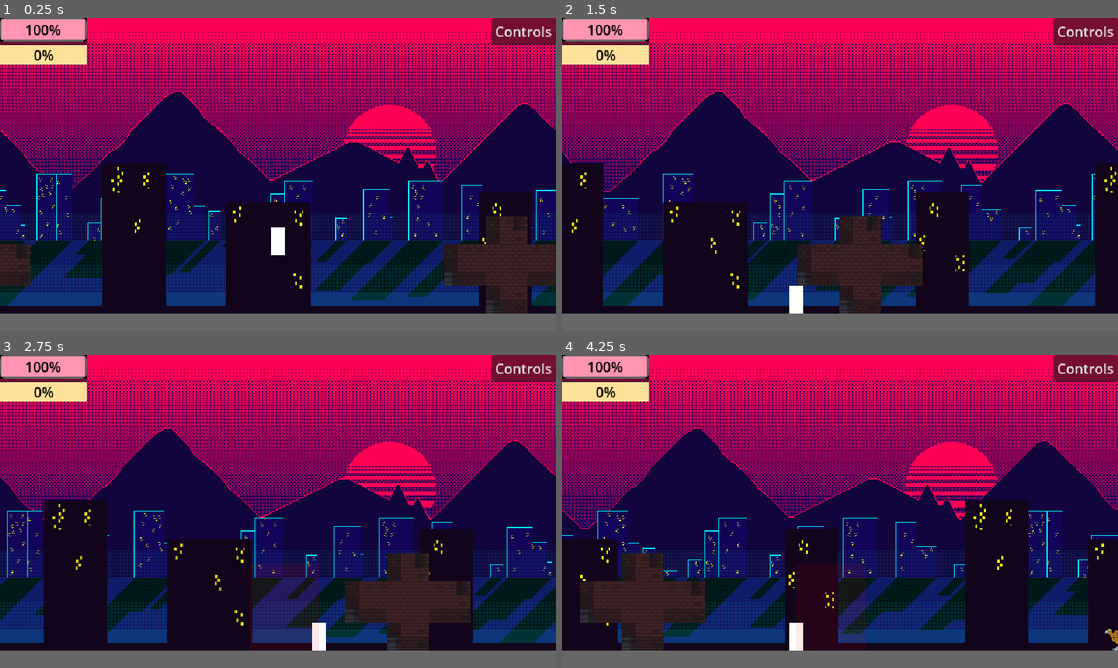
Above: before the commit, frames 1-4 (two rows, left to right).
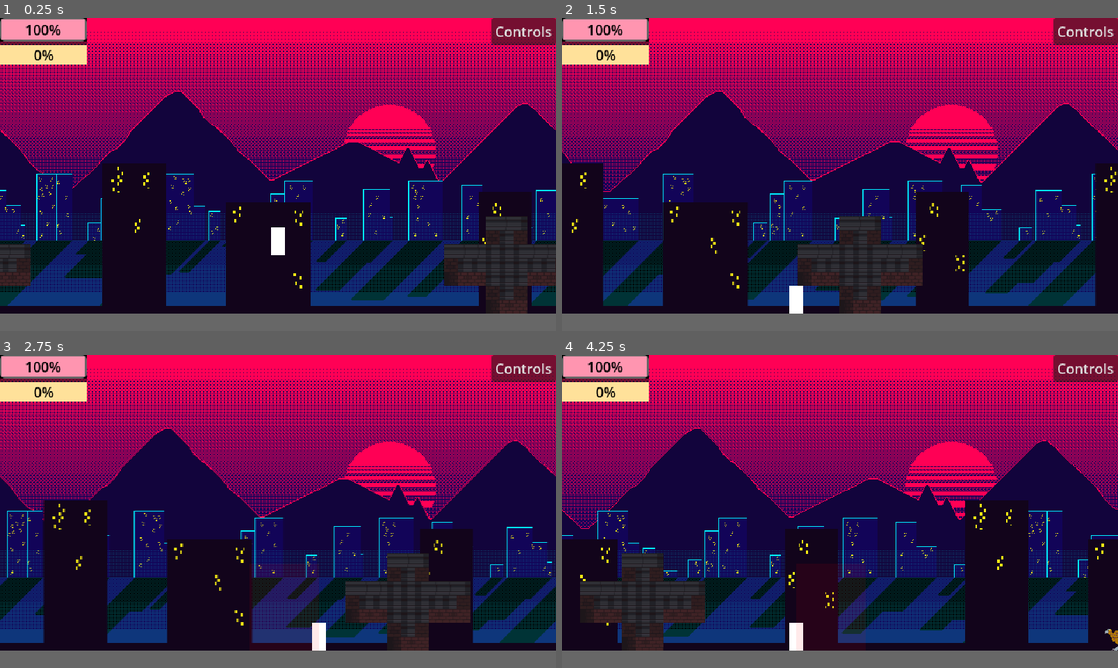
Above: after the commit, the same moments.

Repository: pkfiyah/hangry
Game: Godot game, scene res://levels/prototype.tscn
Two runs of this game, one before a commit and one after it. Both use one fixed random seed, a clock stepped at 60 frames per second and the inputs below.
Inputs:
- Up to frame 1 (0.25 s): no input
- Up to frame 2 (1.5 s): tap Enter (ui_accept) at 0.5, 0.77 s; hold Z 0.53-1.28 s; hold Right (ui_right) from 0.53 s (still down); tap Z at 1.35 s
- Up to frame 3 (2.75 s): tap Enter (ui_accept) at 1.52 s; release Right (ui_right) at 2.03 s; hold Left (ui_left) from 2.03 s (still down); hold Z from 2.03 s (still down)
- Up to frame 4 (4.25 s): release Left (ui_left) at 2.78 s; release Z at 2.78 s; hold Right (ui_right) from 2.78 s (still down); tap Z at 2.85 s; tap Enter (ui_accept) at 3.02, 3.77 s; hold Z from 3.53 s (still down)

The runs differ from the first frame. In frame 1, 0.9% of the frame differs, in the area x 0-100%, y 63-95%; in frame 2, 0.9%; in frame 3, 1.0%, in the area x 62-85%, y 63-95%; in frame 4, 1.0%.

Commit message:
added a layot tileset and mapped tiles for building blocks

Diff:
--- a/entities/structures/building_block.gd
+++ b/entities/structures/building_block.gd
@@ -10,6 +10,25 @@
 @onready var bottom_climb: Area2D = $BottomClimbArea
 @onready var left_climb: Area2D = $LeftClimbArea
 @onready var right_climb: Area2D = $RightClimbArea
+
+const TILE_MAP: Dictionary = {
+	0: Vector2(0, 0), # No neighbors (e.g., top-left corner of image)
+	1: Vector2(2, 3), # Top neighbor only
+	2: Vector2(1, 2), # Right neighbor only
+	3: Vector2(0, 2), # Top & Right neighbors (Bottom-Left edge of building)
+	4: Vector2(2, 3), # Bottom Middle
+	5: Vector2(0, 1), #
+	6: Vector2(1, 0),  # Top Left Corner
+	7: Vector2(1, 2),  # Left Side
+	8: Vector2(2, 3),  # Currently Unused
+	9: Vector2(3, 3),  # Bottom Right Corner
+	10: Vector2(2, 3),  # Currently Unused
+	11: Vector2(2, 3), # Bottom Middle
+	12: Vector2(3, 0), # Top-Right Corner
+	13: Vector2(3, 2), # Right-Side
+	14: Vector2(2, 0), # Top Middle
+	15: Vector2(0, 0),  # Center / Inside
+}
 
 func _ready() -> void:
 	# Make sure the texture is an AtlasTexture and is unique to this instance
@@ -25,14 +44,12 @@
 		return
 
 	var atlas: AtlasTexture = sprite.texture as AtlasTexture
-	# Assuming a 16x16 grid on the atlas, where the bitmask value (0-15)
-	# corresponds to a specific tile index.
-	# You may need to adjust this math depending on how your atlas is laid out.
-	var columns: int = 4
-	var row: int = bitmask / columns
-	var col: int = bitmask % columns
 
-	atlas.region = Rect2(col * 16.0, row * 16.0, 16.0, 16.0)
+	# Fallback to (0,0) if bitmask somehow isn't in the dictionary
+	var atlas_coords: Vector2 = TILE_MAP.get(bitmask, Vector2.ZERO)
+
+	# Multiply the column (x) and row (y) by the size of your tiles (16)
+	atlas.region = Rect2(atlas_coords.x * 16.0, atlas_coords.y * 16.0, 16.0, 16.0)
 
 ## Enables or disables climbable areas based on whether adjacent cells are empty
 func update_climbable(top_empty: bool, right_empty: bool, bottom_empty: bool, left_empty: bool) -> void:
